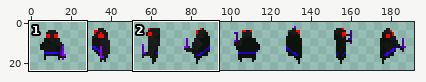
Sprite sheet -- source/sprites/enemy_1.png. The picture above shows the old version from afar; the outline marks the close-up.
Close-up. First the earlier version:
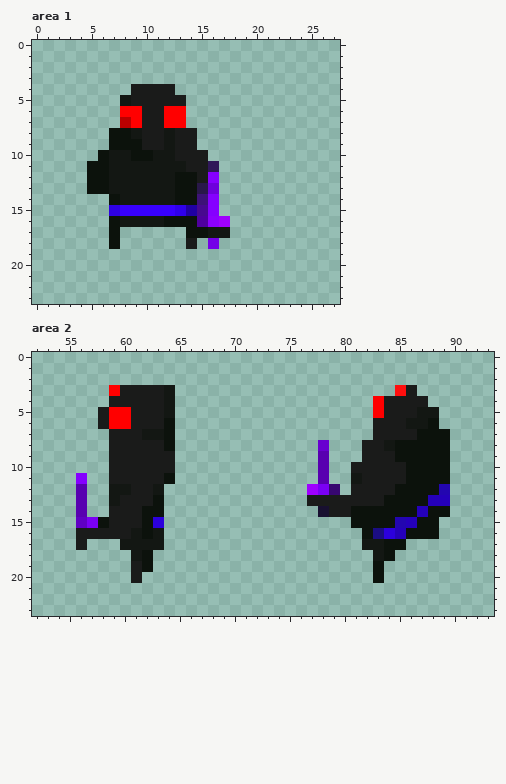
The file is 192x24 pixels. Colours within 5 levels of each other are drawn and written as one. Shown: area 1: x 0..27, y 0..23; area 2: x 52..93, y 0..23.
Once edited:
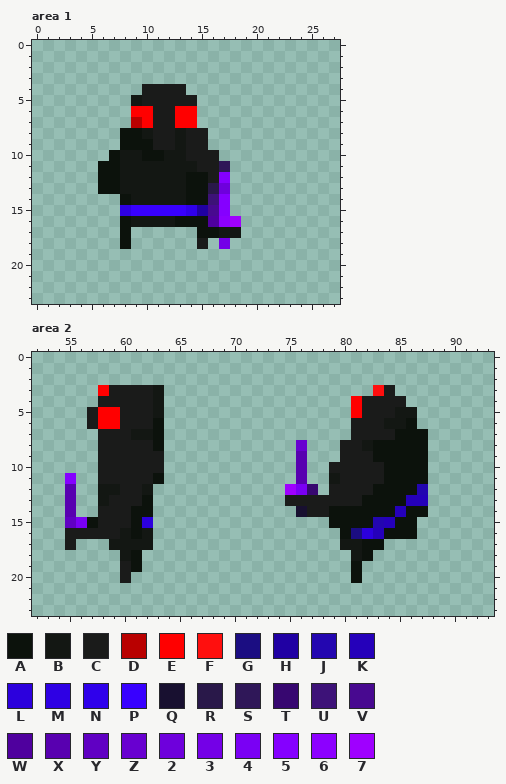
Palette (. is transparent): A #0c120c  B #131713  C #1a1b1a  D #b90000  E #ff0000  F #ff0f0e  G #1b0d82  H #2000a3  J #2306b0  K #2500ba  L #2c00dd  M #2e00e4  N #2f00eb  P #3800ff  Q #181030  R #291849  S #2f1758  T #370770  U #3d1278  V #480990  W #4f009e  X #5800b0  Y #6000c3  Z #6800d0  2 #6e00dc  3 #7400e7  4 #7a00f4  5 #8500ff  6 #8c00ff  7 #9f00ff
Diff:
Area 1:
y 4: x 9 C -> .; x 13 . -> C
y 5: x 8..9 BC -> .B; x 14 . -> C
y 6: x 8 E -> .; x 10 C -> E; x 12 E -> C; x 14 . -> E
y 7: x 8..10 DEC -> .DE; x 12 E -> C; x 14 . -> E
y 8: x 7 A -> .; x 9..10 BC -> AB; x 12..13 BC -> CB; x 15 . -> C
y 9: x 7 A -> .; x 10 C -> A; x 12..13 BC -> CB; x 15 . -> C
y 10: x 6..7 AB -> .A; x 9 A -> B; x 11 B -> A; x 13 C -> B; x 16 . -> C
y 11: x 5 A -> .; x 7 B -> A; x 14 C -> B; x 16..17 S. -> CS
y 12: x 5 A -> .; x 7 B -> A; x 13 A -> B; x 15..17 C5. -> AC5
y 13: x 5 A -> .; x 7 B -> A; x 13 A -> B; x 15..17 R2. -> AR2
y 14: x 7..8 AB -> .A; x 13 A -> B; x 15..17 U5. -> AU5
y 15: x 7..8 MP -> .M; x 13..17 NHV5. -> PNHV5
y 16: x 7..8 AB -> .A; x 12 A -> B; x 15..18 W67. -> AW67
y 17: x 7..8 A. -> .A; x 14 A -> .; x 16 B -> A; x 18 . -> B
y 18: x 7..8 A. -> .A; x 14..17 C.3. -> .C.3
Area 2:
y 3: x 58..59 .E -> EC; x 63..64 CB -> B.; x 83..86 ..FC -> FC..
y 4: x 58 . -> C; x 63..64 CB -> B.; x 81..83 ..E -> ECC; x 86..87 CC -> ..
y 5: x 57..58 .C -> CE; x 60 E -> C; x 63..64 CB -> B.; x 81..83 ..E -> ECC; x 85..88 CCBB -> BB..
y 6: x 57..58 .C -> CE; x 60 E -> C; x 63..64 CA -> A.; x 81..82 .. -> CC; x 84..88 CCBBA -> BBA..
y 7: x 58 . -> C; x 61 C -> B; x 63..64 BA -> A.; x 81..82 .. -> CC; x 85..86 CC -> AA; x 88..89 AA -> ..
y 8: x 58 . -> C; x 63..64 CA -> A.; x 76 . -> Z; x 78 Z -> .; x 80..84 ..CCB -> CCBAA; x 88..89 AA -> ..
y 9: x 58 . -> C; x 64 C -> .; x 76 . -> X; x 78 X -> .; x 80..81 .. -> CC; x 83..84 CC -> AA; x 88..89 AA -> ..
y 10: x 58 . -> C; x 64 C -> .; x 76 . -> X; x 78..80 X.. -> .CC; x 84..85 CC -> AA; x 88..89 AA -> ..
y 11: x 55..56 .5 -> 5.; x 58 . -> C; x 63..64 CA -> A.; x 76 . -> X; x 78..81 X..B -> .BCC; x 84..85 CC -> AA; x 88..89 AA -> ..
y 12: x 55..56 .X -> X.; x 58 . -> B; x 60 B -> C; x 62..63 CB -> B.; x 75..80 ..74T. -> 74T.CC; x 83..84 CC -> AA; x 87..89 AAJ -> J..
y 13: x 55..56 .X -> X.; x 58..59 .B -> BC; x 62..63 CA -> A.; x 75..76 .. -> CC; x 82..83 CC -> AA; x 86..89 AAKK -> KK..
y 14: x 55..56 .X -> X.; x 58 . -> C; x 61 C -> A; x 63 A -> .; x 76..80 ..QCC -> QCCAA; x 85 A -> K; x 87..89 KAA -> A..
y 15: x 55..58 .Y4A -> Y4AC; x 61..63 CAL -> AL.; x 79..80 .. -> AA; x 83..88 AAJKAA -> JKAA..
y 16: x 55 . -> C; x 60..63 CBAB -> BAB.; x 80..85 ..AGLK -> AGLKAA; x 87..88 AA -> ..
y 17: x 55..56 .C -> C.; x 59 . -> B; x 63 B -> .; x 80..85 ..BBAA -> BBAA..
y 18: x 60..62 .BA -> BA.; x 81..84 ..BA -> BA..
y 19: x 60..62 .CA -> CA.; x 81 . -> A; x 83 A -> .
y 20: x 60..61 .C -> C.; x 81 . -> A; x 83 A -> .
Boxes around the changes in both close-ups, in picture pixels (x1, y1, x2, y2):
changed: (87, 84, 241, 249)
changed: (65, 385, 175, 583)
changed: (285, 385, 450, 583)
